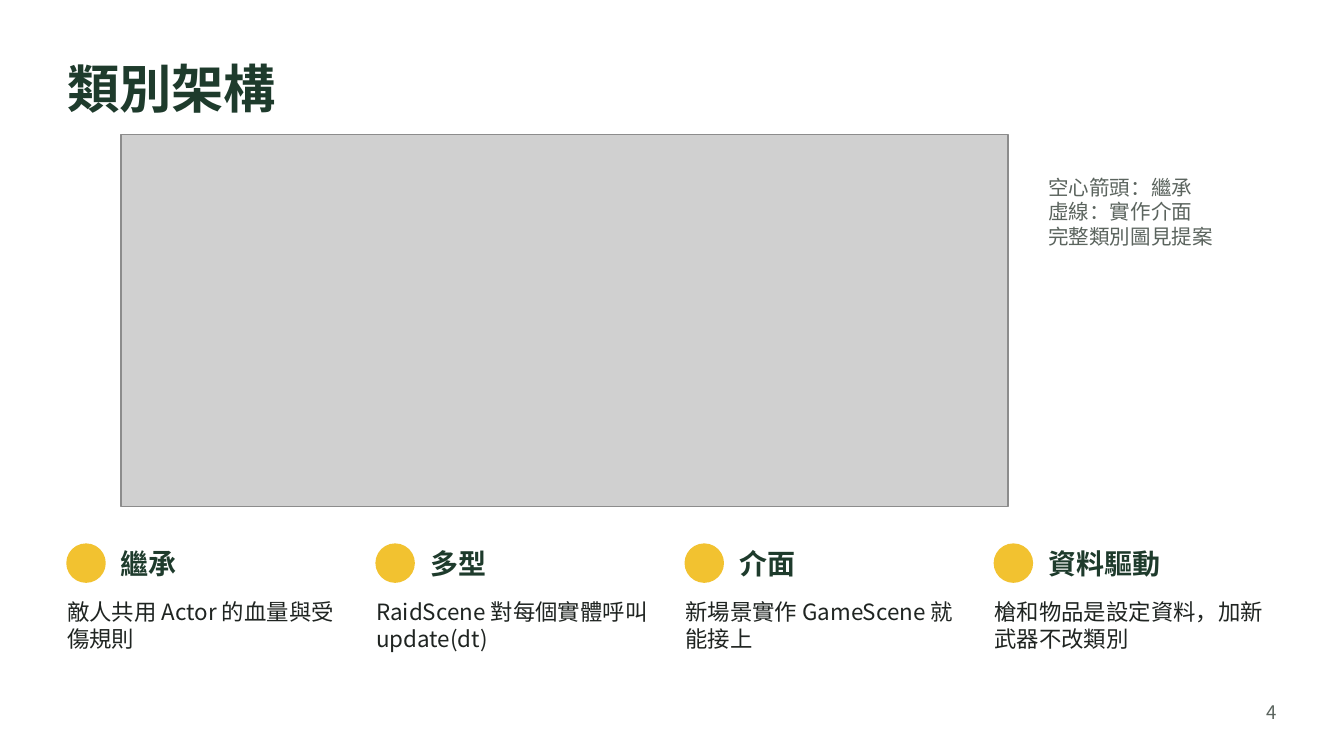
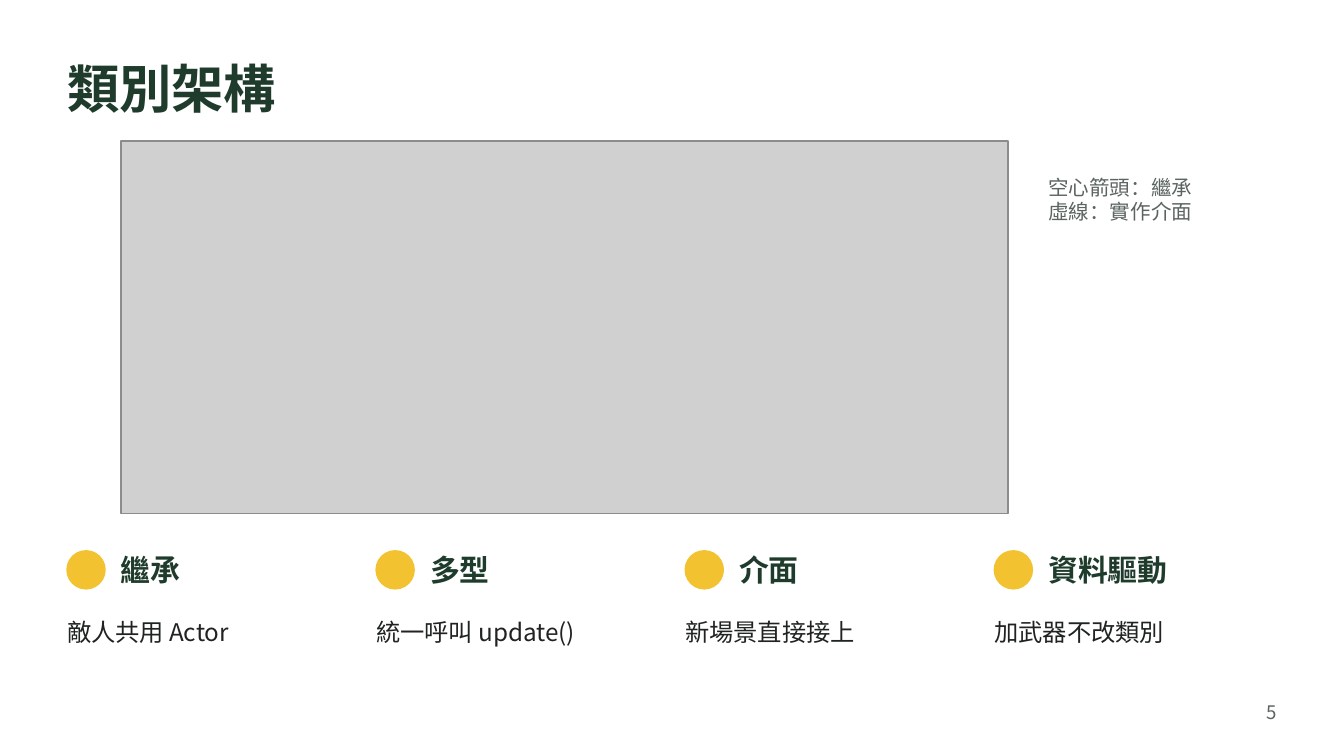
Before and after one commit to MoobyMoo/AOOP_Final_Project_Group_1, a slide deck: slide 5 of docs/AOOP_Group1_Build_Plan.pptx (slide 4 before the commit). Drawn at 1344x756 pixels with LibreOffice and Linux fonts; fonts in the diff are those of the drawing; grey boxes stand for pictures. Boxes give left, top, right and bottom in pixels: in the first picture for what was removed or moved away, otherwise in the second. Text is boxed around its words. In the diff, an @@ line names an element or a change of style, - is before the commit and + after.

```diff
--- a/docs/AOOP_Group1_Build_Plan.pptx
+++ b/docs/AOOP_Group1_Build_Plan.pptx
@@ text at [1048, 227, 1213, 246]: paragraph removed @@
-完整類別圖見提案
@@ size 15 to 16 pt in 4 elements at [121, 555, 181, 584], [1048, 555, 1167, 584], [430, 555, 490, 584], [739, 555, 799, 584] @@
@@ 4 ellipses, 1 picture: place and size @@
-4 ellipses, 1 picture at [67, 134, 1032, 582]
+4 ellipses, 1 picture at [67, 141, 1032, 589]
@@ text at [67, 620, 229, 643]: text changed; size 12 to 13 pt @@
-敵人共用 Actor 的血量與受傷規則
+敵人共用 Actor
@@ vertical alignment top to middle in 4 elements at [685, 620, 855, 643], [995, 620, 1165, 643], [67, 620, 229, 643], [376, 620, 575, 647] @@
@@ text at [376, 620, 575, 647]: text changed; size 12 to 13 pt @@
-RaidScene 對每個實體呼叫 update(dt)
+統一呼叫 update()
@@ text at [685, 620, 855, 643]: text changed; size 12 to 13 pt @@
-新場景實作 GameScene 就能接上
+新場景直接接上
@@ text at [995, 620, 1165, 643]: text changed; size 12 to 13 pt @@
-槍和物品是設定資料，加新武器不改類別
+加武器不改類別
@@ text at [1266, 705, 1276, 719]: text changed @@
-4
+5
```
Also in this commit, not shown: 6 other slides changed, 2 slides added, 1 slide removed, 4 other files.
